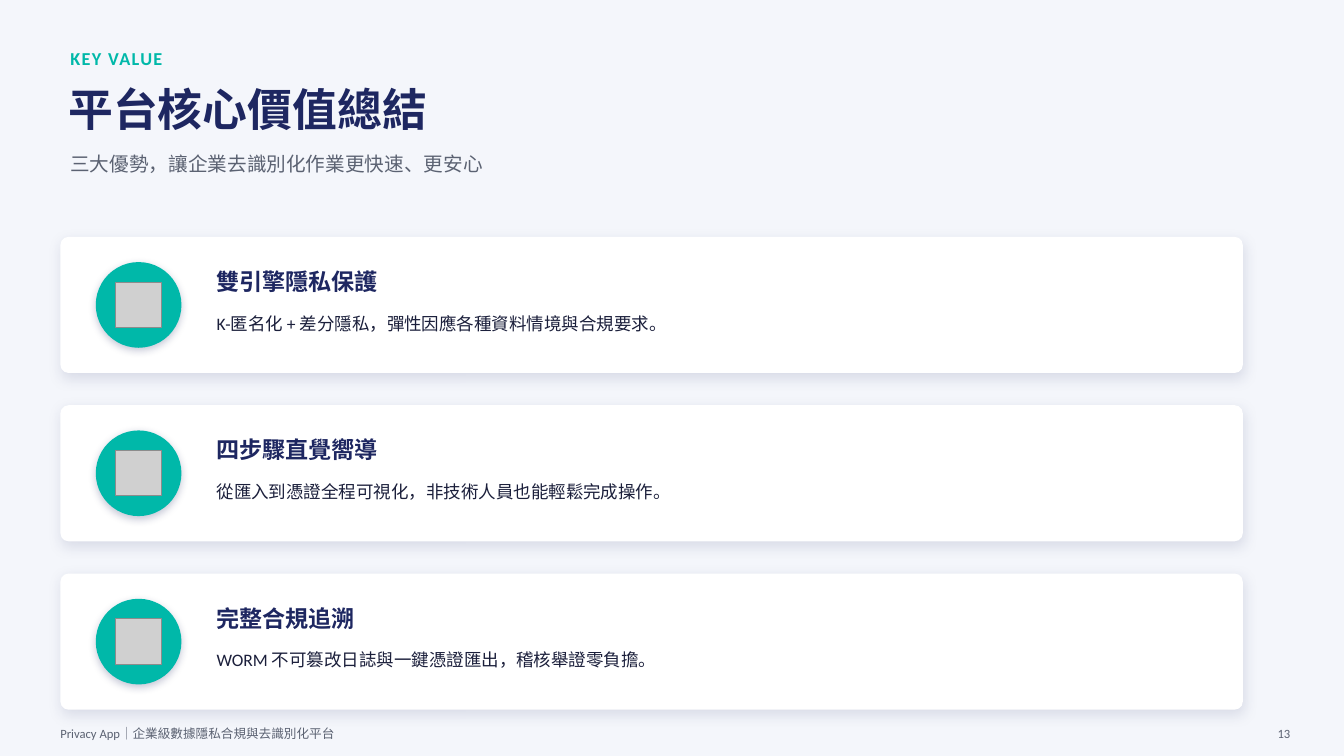
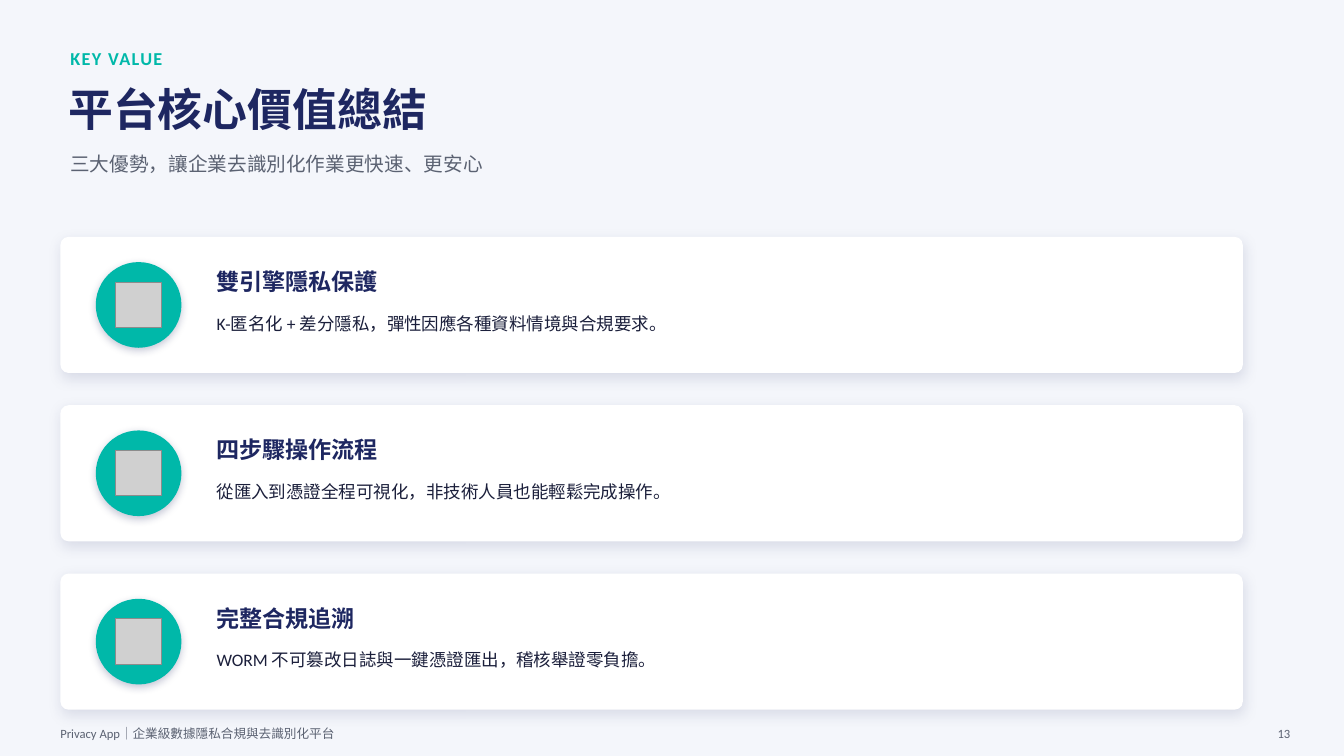
Before and after one commit to ttcdog115016/Demo, a slide deck: slide 13 of Privacy_App_專案簡報.pptx. Drawn at 1344x756 pixels with LibreOffice and Linux fonts; fonts in the diff are those of the drawing; grey boxes stand for pictures. Boxes give left, top, right and bottom in pixels: in the first picture for what was removed or moved away, otherwise in the second. Text is boxed around its words. In the diff, an @@ line names an element or a change of style, - is before the commit and + after.

```diff
--- a/Privacy_App_專案簡報.pptx
+++ b/Privacy_App_專案簡報.pptx
@@ text at (217, 438, 378, 460): text changed @@
-四步驟直覺嚮導
+四步驟操作流程
```
Also in this commit, not shown: 2 other slides changed.
